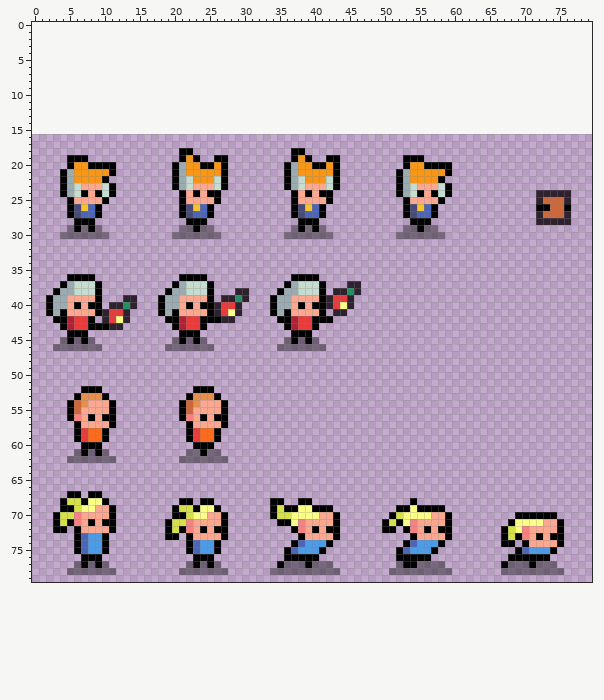
Two versions of one pixel-art file, Projects/TastyRoad/Assets/Sprites/character.aseprite. The picture above is the old version.
80x64 pixels, 1 frame. The old version is drawn lined up with the new one, on the new canvas.
After:
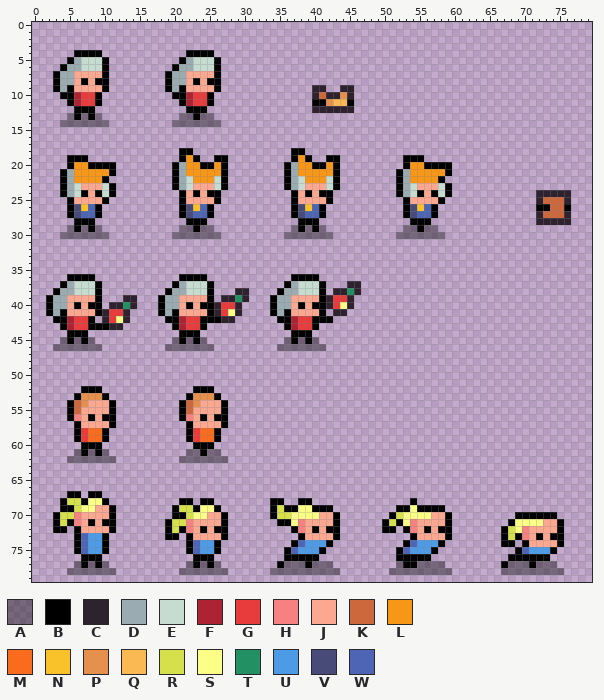
Palette (. is transparent): A #00000064  B #000000  C #2e222f  D #9babb2  E #c7dcd0  F #ae2334  G #e83b3b  H #f68181  J #fca790  K #cd683d  L #f79617  M #fb6b1d  N #f9c22b  P #e6904e  Q #fbb954  R #d5e04b  S #fbff86  T #239063  U #4d9be6  V #484a77  W #4d65b4
Difference:
canvas 80x64 -> 80x80, the old top-left corner now at 0,16
The author put colour A in row 13 at x 5, 7, 9, 21 to 22 and 24 to 25; in row 14 at x 4 to 10 and 20 to 26.
The author put colour B in row 4 at x 6 to 9 and 22 to 25; in row 5 at x 5, 10, 21 and 26; in row 6 at x 4, 10, 20 and 26; in row 7 at x 3, 10, 19 and 26; in row 8 at x 3, 7, 9 to 10, 19, 23 and 25 to 26; in row 9 at x 3, 5, 10, 19, 21 and 26.
The author put colour B in row 10 at x 4 to 5, 9, 20 to 21 and 25; in row 11 at x 5, 9, 21, 25, 40 to 41 and 45; in row 12 at x 6 to 8 and 22 to 24; in row 13 at x 6, 8 and 23.
The author put colour C in row 9 at x 40 to 41 and 44 to 45; in row 10 at x 40, 42 to 43 and 45; in row 12 at x 40 to 45.
The author put colour D in row 5 at x 6 and 22; in row 6 at x 5 to 6 and 21 to 22; in rows 7 to 8 at x 4 to 5 and 20 to 21; in row 9 at x 4 and 20.
The author put colour E in rows 5 to 6 at x 7 to 9 and 23 to 25.
The author put colour F in rows 10 to 11 at x 6 and 22.
The author put colour G in rows 10 to 11 at x 7 to 8 and 23 to 24.
The author put colour J in row 7 at x 6 to 9 and 22 to 25; in row 8 at x 6, 8, 22 and 24; in row 9 at x 6 to 9 and 22 to 25.
The author put colour K in row 10 at x 41.
The author put colour P in row 10 at x 44; in row 11 at x 42.
The author put colour Q in row 11 at x 43 to 44.
